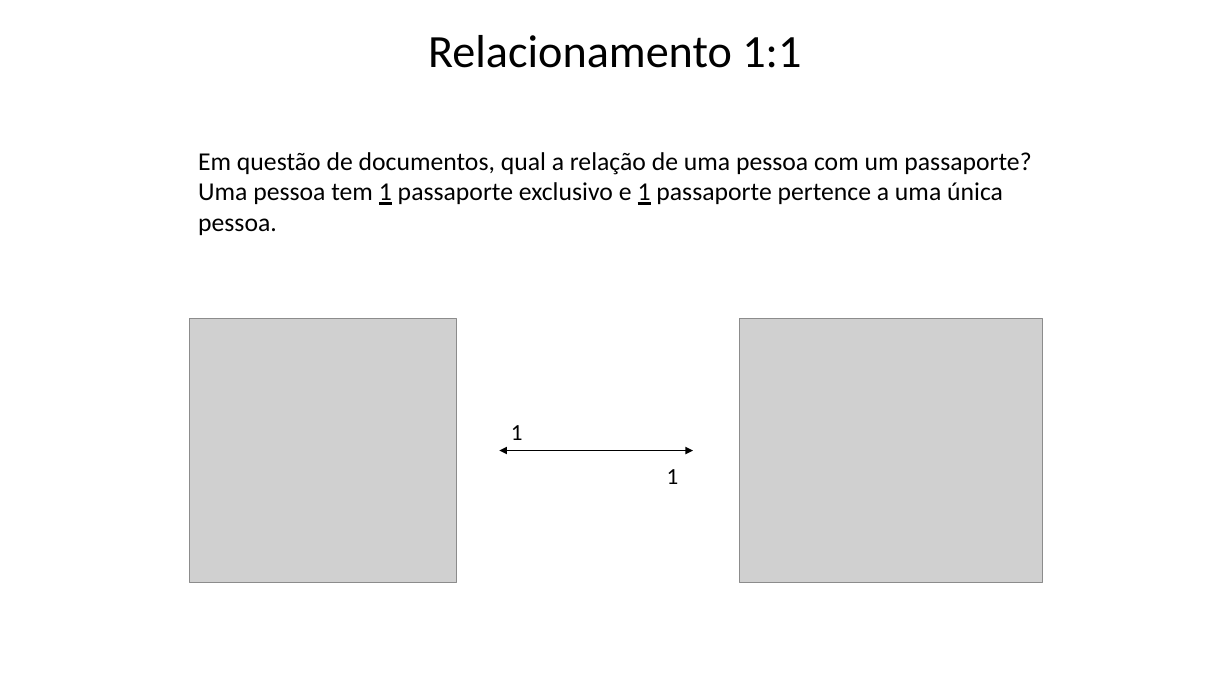
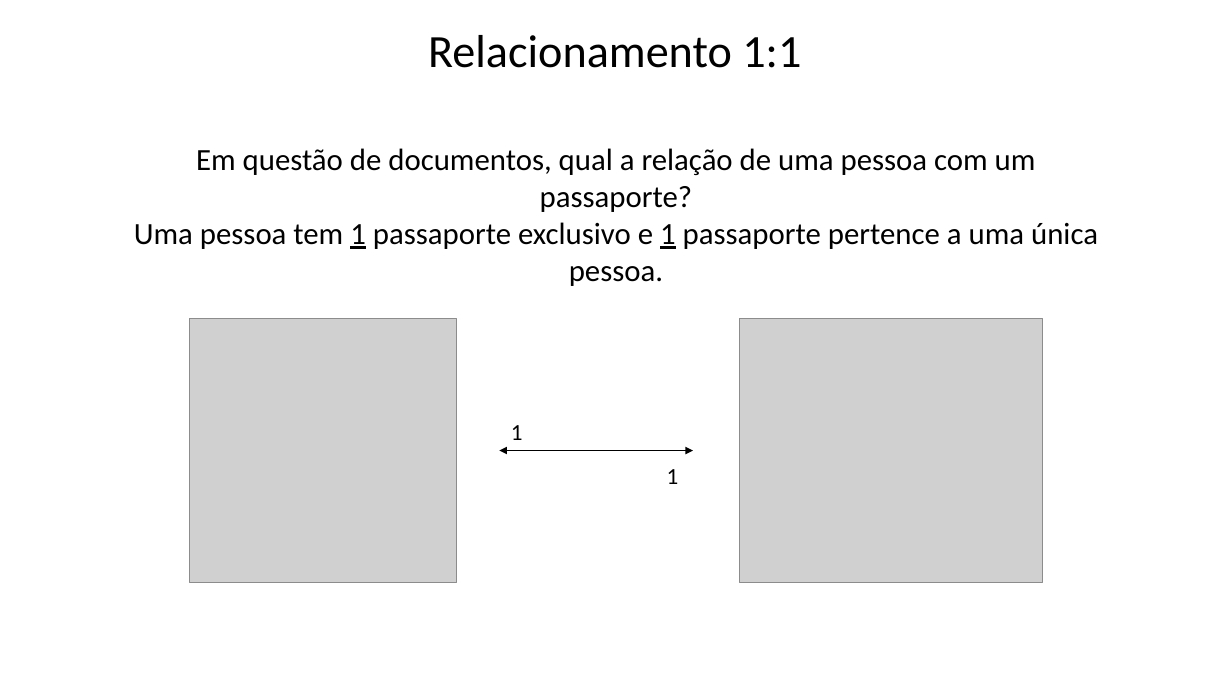
Before and after one commit to Felipe-Tagawa/C07-Monitoria, a slide deck: slide 7 of Aula 4/Models.pptx. Drawn at 1232x693 pixels with LibreOffice and Linux fonts; fonts in the diff are those of the drawing; grey boxes stand for pictures; background and template pictures are left out. Boxes give left, top, right and bottom in pixels: in the first picture for what was removed or moved away, otherwise in the second. Text is boxed around its words. In the diff, an @@ line names an element or a change of style, - is before the commit and + after.

```diff
--- a/Aula 4/Models.pptx
+++ b/Aula 4/Models.pptx
@@ text "Em questão de documentos, qual ...": place and size @@
-text "Em questão de documentos, qual ..." at (198, 152, 1031, 235)
+text "Em questão de documentos, qual ..." at (134, 148, 1098, 286)
@@ text "Em questão de documentos, qual ..." at (134, 148, 1098, 286): size 20 to 24 pt; alignment left to centre @@
```
Also in this commit, not shown: 5 other slides changed, 8 other files.
